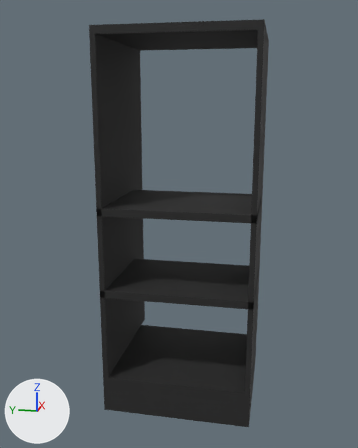
The COLLADA model iai_kitchen/meshes/racks/FridgeArea.dae as it was, and as the next commit left it.
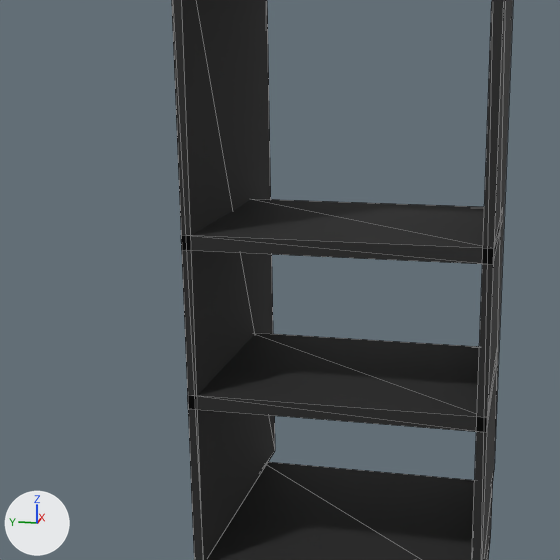
Each version is shown whole from a 50 mm camera at (-2.03, -0.366, 0.5) aimed at (-0.01, 0.038, -0.005), then close up on the part from 1% to 81% of the width and 20% to 84% of the height. The axes (+X, +Y, +Z) are drawn at lower left. The lights are the same throughout. The close-ups show mesh edges as thin lines. Vertices at the same position are counted once.

The first close-up shows 'Fridge_area'.
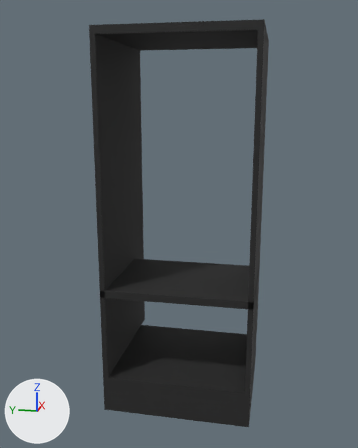
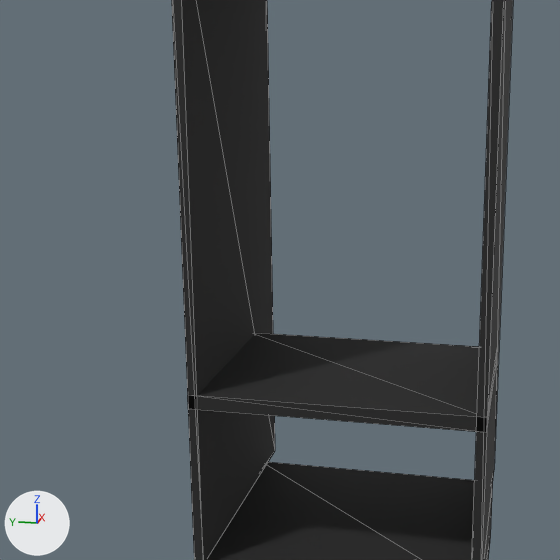
The newer file is also turned or shifted as a whole; pictures and numbers use the older file's frame.

Boxes (x1, y1, x2, y2) around the edits, measured in the close-ups (560 x 560 px):
part 1 of me_fridge_area, deleted (black)
    before: (181, 199, 503, 265)

What the commit changed:
me_fridge_area has 42 vertices, 72 faces and spans x -0.29..0.29, y -0.3..0.3, z -0.75..0.76.
me_fridge_area is used by ob_fridge_area; location (0.0, 0.0, 0.0).
me_fridge_area part 1: the loose piece of 8 vertices spanning x -0.29..0.14, y -0.3..0.3, z 0.08..0.11 is deleted.
